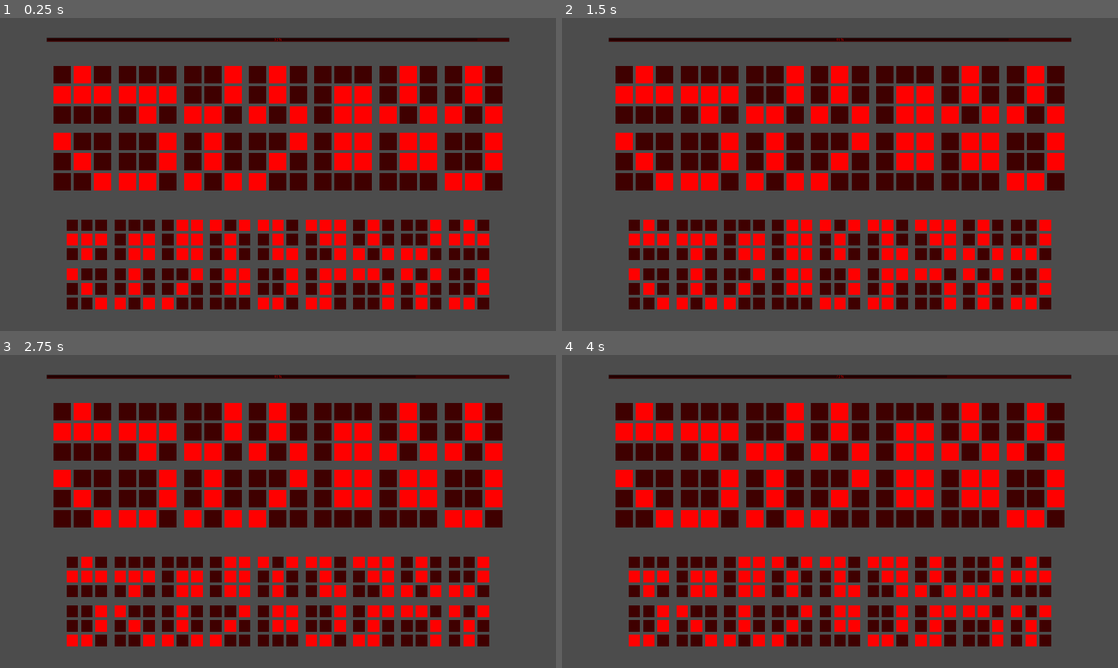
Above: before the commit, frames 1-4 (two rows, left to right).
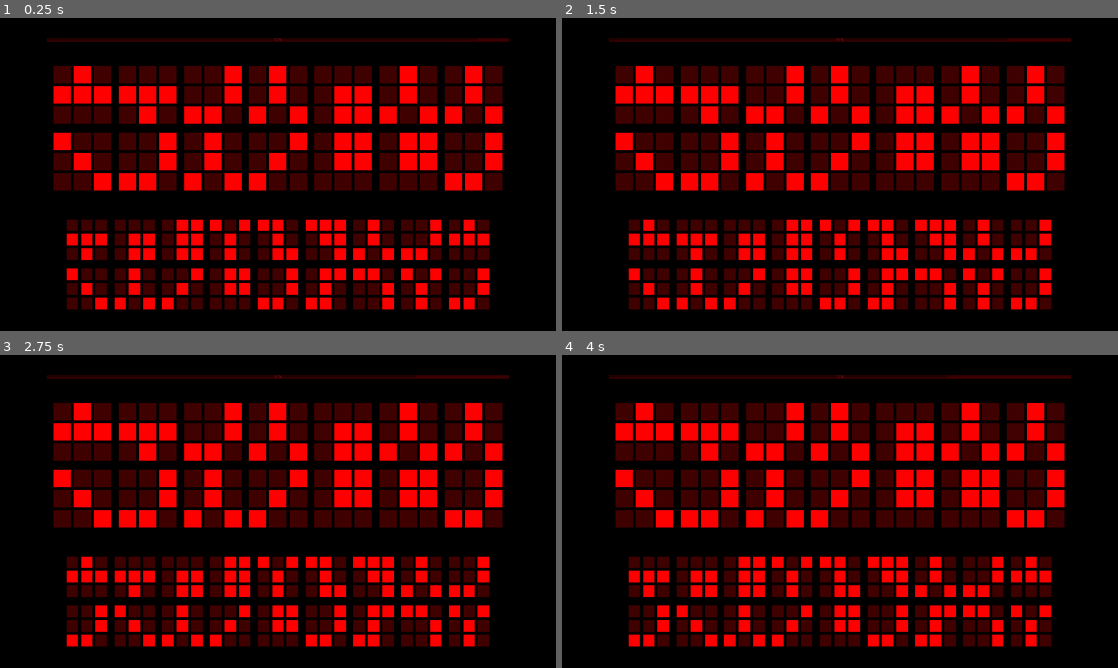
Above: after the commit, the same moments.

Repository: abarichello/gamine
Game: Godot game, scene res://scenes/Main.tscn
Same seed, same stepped clock (60 frames per second), same inputs: the game is played once before the commit and once after it.
Inputs:
- Up to frame 1 (0.25 s): no input
- Up to frame 2 (1.5 s): tap Enter (ui_accept) at 0.5, 1.35 s; hold Right (ui_right) 0.53-1.28 s; hold Enter (ui_accept) 0.53-1.28 s; hold Down (ui_down) from 1.28 s (still down)
- Up to frame 3 (2.75 s): tap Enter (ui_accept) at 1.52, 1.82, 2 s; release Down (ui_down) at 2.03 s; hold Right (ui_right) from 2.03 s (still down); hold Enter (ui_accept) from 2.03 s (still down)
- Up to frame 4 (4 s): release Right (ui_right) at 2.78 s; release Enter (ui_accept) at 2.78 s; hold Up (ui_up) 2.78-3.53 s; tap Enter (ui_accept) at 2.85, 3.02, 3.32, 3.5 s; hold Left (ui_left) from 3.53 s (still down); hold Enter (ui_accept) from 3.53 s (still down)

The runs differ from the first frame. In frame 1, 65% of the frame differs, in the area x 0-100%, y 0-100%; in frame 2, 65%; in frame 3, 65%; in frame 4, 65%.

Commit message:
Dead

Diff:
--- a/game/project.godot
+++ b/game/project.godot
@@ -46,4 +46,6 @@
 
 [rendering]
 
+threads/thread_model=2
+environment/default_clear_color=Color( 0, 0, 0, 1 )
 environment/default_environment="res://default_env.tres"
--- a/game/scenes/Game.tscn
+++ b/game/scenes/Game.tscn
@@ -3,7 +3,7 @@
 [ext_resource path="res://scripts/Game.gd" type="Script" id=1]
 [ext_resource path="res://scenes/Data.tscn" type="PackedScene" id=2]
 
-[node name="Game" type="Control"]
+[node name="Game" type="Control" index="0"]
 
 anchor_left = 0.0
 anchor_top = 0.0
@@ -136,9 +136,9 @@
 anchor_right = 0.0
 anchor_bottom = 0.0
 margin_left = 960.0
-margin_top = 220.0
+margin_top = 215.0
 margin_right = 960.0
-margin_bottom = 240.0
+margin_bottom = 245.0
 rect_pivot_offset = Vector2( 0, 0 )
 rect_clip_content = false
 mouse_filter = 1
@@ -208,9 +208,9 @@
 anchor_right = 0.0
 anchor_bottom = 0.0
 margin_left = 960.0
-margin_top = 212.0
+margin_top = 205.0
 margin_right = 960.0
-margin_bottom = 227.0
+margin_bottom = 235.0
 rect_pivot_offset = Vector2( 0, 0 )
 rect_clip_content = false
 mouse_filter = 1
--- a/game/scenes/Main.tscn
+++ b/game/scenes/Main.tscn
@@ -13,7 +13,7 @@
 font_data = ExtResource( 3 )
 _sections_unfolded = [ "Extra Spacing", "Font", "Font/fallback", "Resource", "Settings" ]
 
-[node name="Main" type="Node" index="0"]
+[node name="Main" type="Node"]
 
 script = ExtResource( 1 )
 _sections_unfolded = [ "Pause" ]
--- a/game/scripts/Data.gd
+++ b/game/scripts/Data.gd
@@ -10,6 +10,7 @@
 
 var level = 0
 var selecting_upper = true
+var dead = false
 
 func _ready():
     fill_row(upper_row)
--- a/game/scripts/GLOBALS.gd
+++ b/game/scripts/GLOBALS.gd
@@ -4,7 +4,7 @@
 
 const FERGUS_THEME = [Color(1, 0, 0), Color()]
 const WYATT_THEME = [Color(0, 1, 0), Color()]
-const STRASSE_THEME = [Color(0, 0, 0), Color()]
+const STRASSE_THEME = [Color(1, 0.56, 0), Color()]
 
 var selected_theme = 0
 const THEMES = [FERGUS_THEME, WYATT_THEME, STRASSE_THEME]
--- a/game/scripts/Game.gd
+++ b/game/scripts/Game.gd
@@ -6,29 +6,30 @@
     self.modulate = global.THEMES[global.selected_theme][0]
 
 func _input(event):
-    var Upper = get_node(global.UPPER_SELECT)
-    var Lower = get_node(global.LOWER_SELECT)
+    if not get_child(0).dead:
+        var Upper = get_node(global.UPPER_SELECT)
+        var Lower = get_node(global.LOWER_SELECT)
 
-    if event.is_action_pressed("ui_left"):
-        if $Data.selecting_upper:
-            Upper.move_child(Upper.get_child(0), Upper.get_child_count() - 1)
-        else:
-            Lower.move_child(Lower.get_child(0), Lower.get_child_count() - 1)
+        if event.is_action_pressed("ui_left"):
+            if $Data.selecting_upper:
+                Upper.move_child(Upper.get_child(0), Upper.get_child_count() - 1)
+            else:
+                Lower.move_child(Lower.get_child(0), Lower.get_child_count() - 1)
 
-    if event.is_action_pressed("ui_right"):
-        if $Data.selecting_upper:
-            Upper.move_child(Upper.get_child(Upper.get_child_count() - 1), 0)
-        else:
-            Lower.move_child(Lower.get_child(Lower.get_child_count() - 1), 0)
+        if event.is_action_pressed("ui_right"):
+            if $Data.selecting_upper:
+                Upper.move_child(Upper.get_child(Upper.get_child_count() - 1), 0)
+            else:
+                Lower.move_child(Lower.get_child(Lower.get_child_count() - 1), 0)
 
-    if event.is_action_pressed("ui_up"):
-        $Data.selecting_upper = true
+        if event.is_action_pressed("ui_up"):
+            $Data.selecting_upper = true
 
-    if event.is_action_pressed("ui_down"):
-        $Data.selecting_upper = false
+        if event.is_action_pressed("ui_down"):
+            $Data.selecting_upper = false
 
-    if event.is_action_pressed("ui_accept"):
-        check_selection()
+        if event.is_action_pressed("ui_accept"):
+            check_selection()
 
 func _process(delta):
     $"1/ProgressBar".value = int($Timeleft.time_left)
@@ -48,4 +49,5 @@
 # --- Timers ---
 
 func _on_Timeleft_timeout():
+    get_child(0).dead = true
     print("rip")
